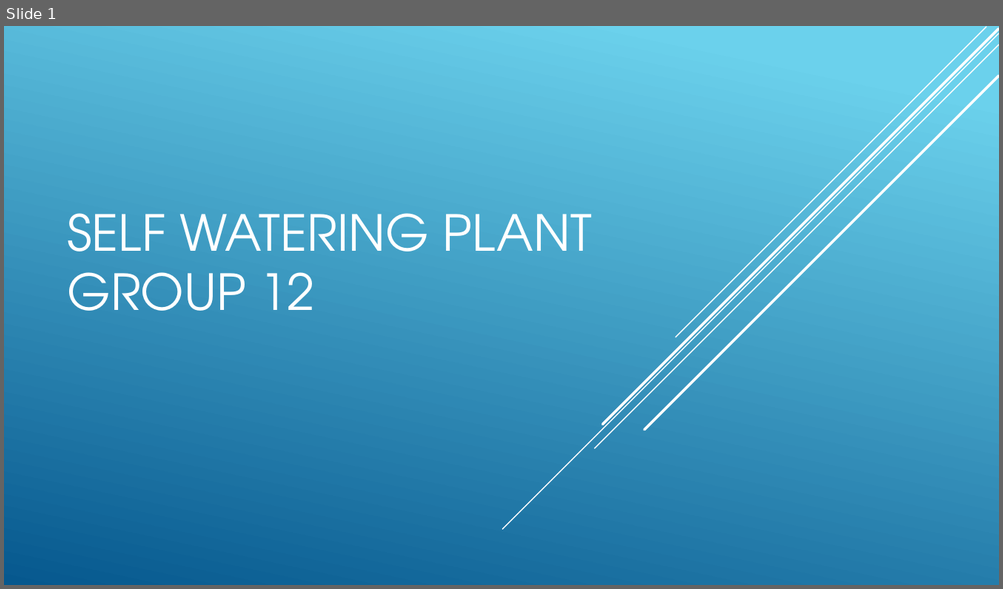
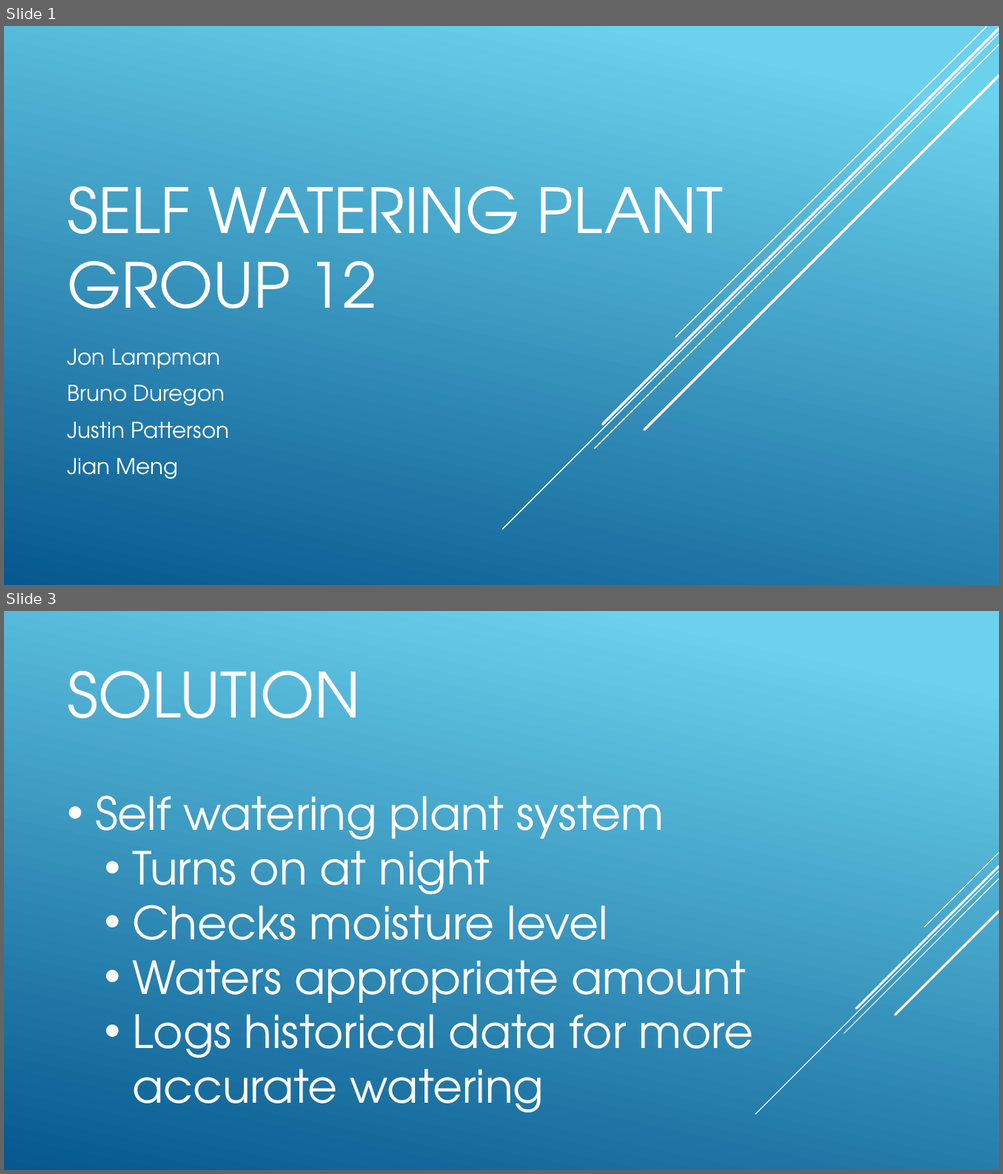
Before and after one commit to jp32/ece411-pdx, a slide deck: documents/presentation.pptx. Shown one above the other, each under a label of ours: slide 1 before the commit, slides 1 and 3 after it; the slides between them are not shown. The pictures are 1003x589 and 1003x1174 pixels, drawn with LibreOffice and Linux fonts; fonts in the diff are those of the drawing. Boxes give left, top, right and bottom in pixels: in the first picture for what was removed or moved away, otherwise in the second. Text is boxed around its words. In the diff, an @@ line names an element or a change of style, - is before the commit and + after.

```diff
--- a/documents/presentation.pptx
+++ b/documents/presentation.pptx
@@ slide 3 added at bbox=[4, 611, 999, 1170], background gradient #6ED2EB to #06588E @@
@@ title added at bbox=[68, 671, 361, 718], 60 pt, text #FFFFFF @@
+SOLUTION
@@ text added at bbox=[95, 795, 754, 1113], 44 pt, text #FFFFFF @@
+• Self watering plant system
+  • Turns on at night
+  • Checks moisture level
+  • Waters appropriate amount
+  • Logs historical data for more accurate watering
@@ group added at bbox=[755, 853, 999, 1115]: 5 lines @@
@@ slide 1 changed as well @@
@@ title "SELF WATERING PLANT GROUP 12" at bbox=[68, 187, 723, 309]: size 48 to 60 pt @@
@@ subtitle added at bbox=[68, 349, 229, 480], 21 pt, text #FFFFFF @@
+Jon Lampman
+Bruno Duregon
+Justin Patterson
+Jian Meng
```
Also in this commit, not shown: 3 other slides added, 2 other files.
